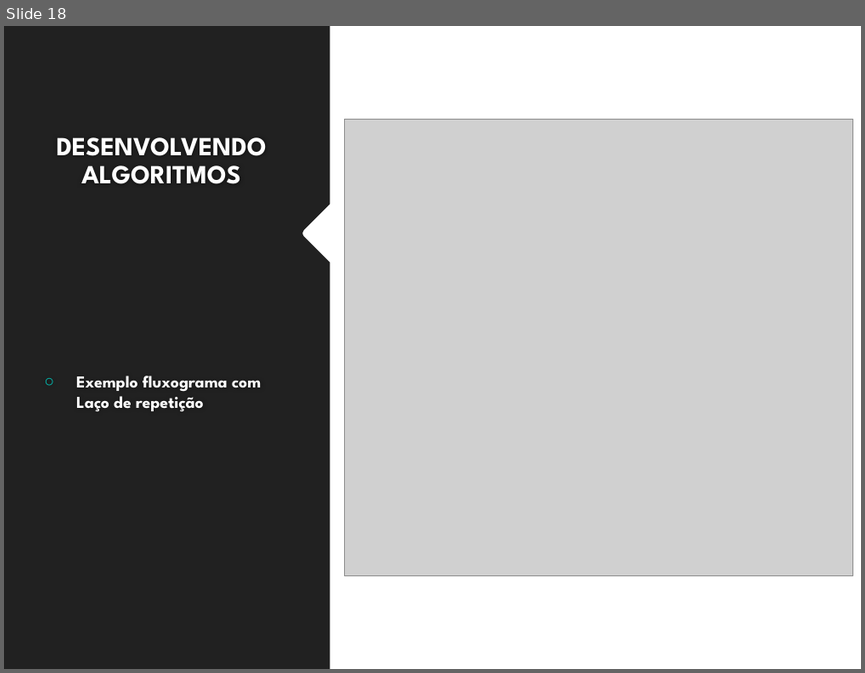
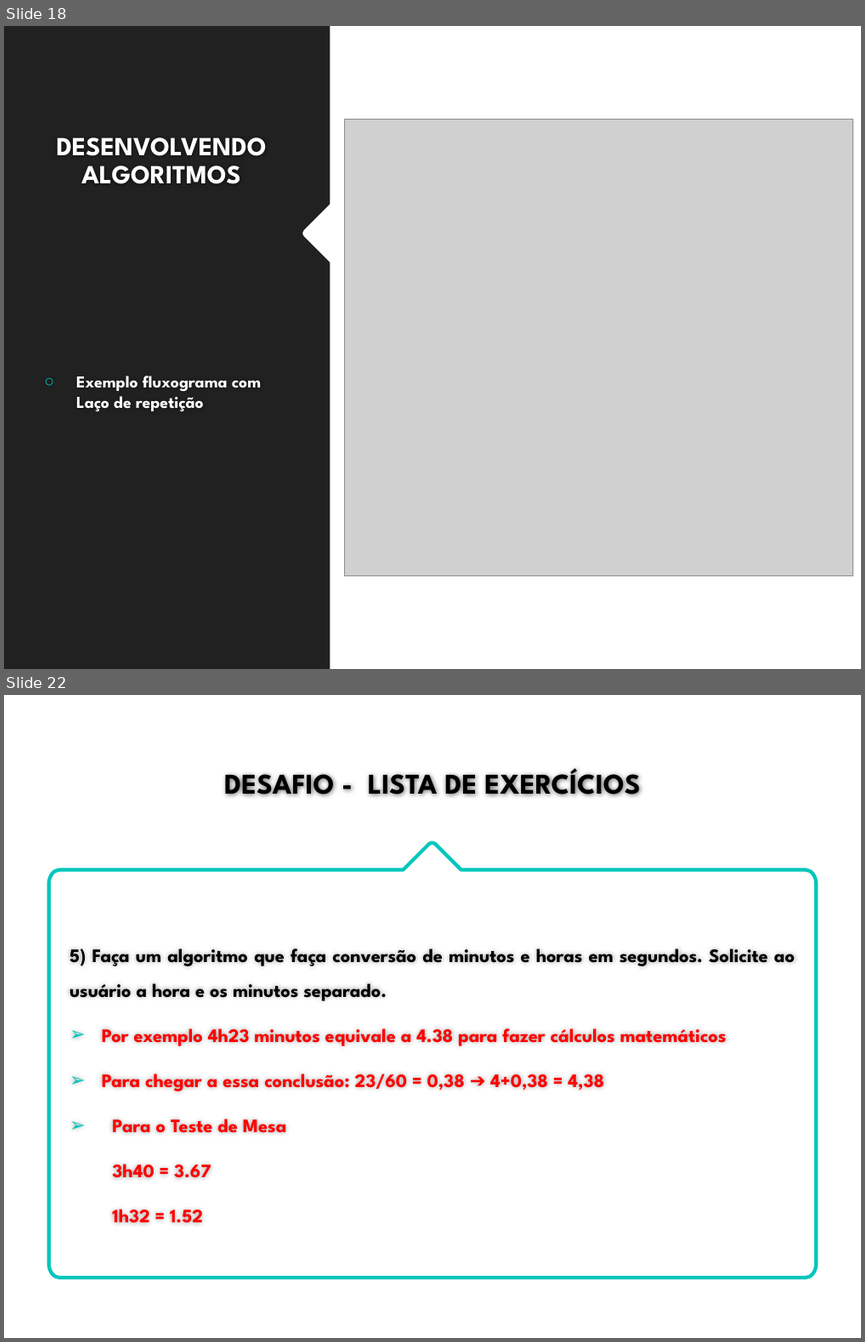
Before and after one commit to ProfAndersonVanin/aulas_PA_2024, a slide deck: LP-Aula-03 - Fluxogramas.pptx. Shown one above the other, each under a label of ours: slide 18 before the commit, slides 18 and 22 after it; the slides between them are not shown. The pictures are 865x673 and 865x1342 pixels, drawn with LibreOffice and Linux fonts; fonts in the diff are those of the drawing; grey boxes stand for pictures; background and template pictures are left out. Boxes give left, top, right and bottom in pixels: in the first picture for what was removed or moved away, otherwise in the second. Text is boxed around its words. In the diff, an @@ line names an element or a change of style, - is before the commit and + after.

Commit message:
Aula 03 - Fluxogramas e Exercícios

```diff
--- a/LP-Aula-03 - Fluxogramas.pptx
+++ b/LP-Aula-03 - Fluxogramas.pptx
@@ slide 22 added at [4, 695, 861, 1338], background #FFFFFF @@
@@ title added at [224, 766, 640, 803], 24 pt, text #000000, bold @@
+DESAFIO - LISTA DE EXERCÍCIOS
@@ freeform shape added at [48, 842, 816, 1276], outline #00C6BB 3 pt @@
@@ text added at [69, 948, 794, 1223], 16 pt, text #FF0000, bold @@
+5) Faça um algoritmo que faça conversão de minutos e horas em segundos. Solicite ao usuário a hora e os minutos separado.
+➢ Por exemplo 4h23 minutos equivale a 4.38 para fazer cálculos matemáticos
+➢ Para chegar a essa conclusão: 23/60 = 0,38 ➔ 4+0,38 = 4,38
+➢ Para o Teste de Mesa
+3h40 = 3.67
+1h32 = 1.52
```
Also in this commit, not shown: 5 slides changed, 2 other slides added.
